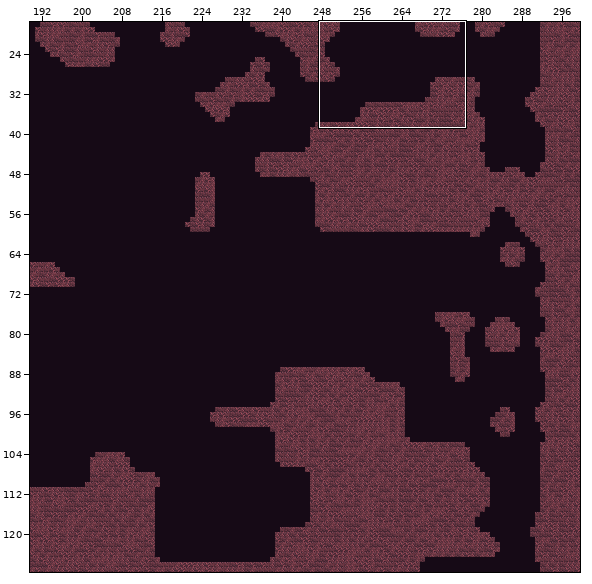
Level history. Tiled map: android/assets/maps/level1.tmx. The picture above shows the old version from afar; the outline marks the close-up.
Close-up. Earlier state:
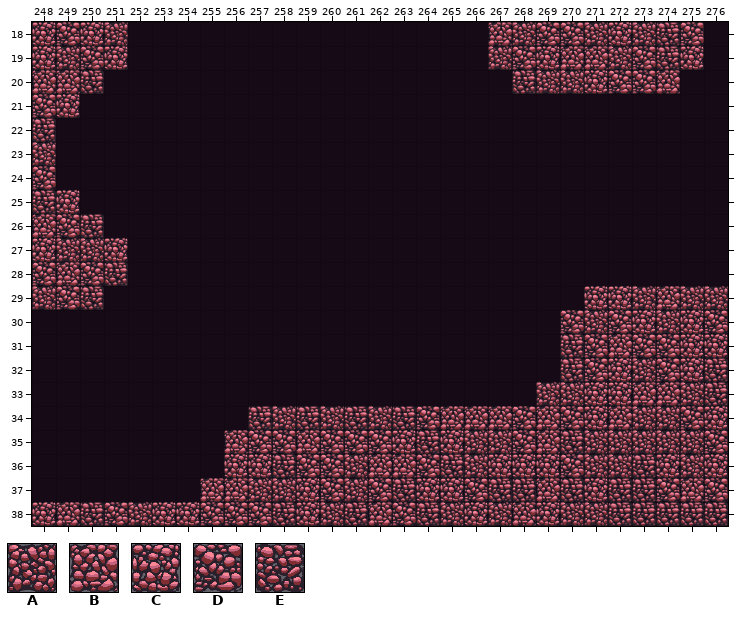
Cells are 64x64 px. Shown: x 248..276, y 18..38. The commit also changed other parts of the map, which this record leaves out.
Key: from "tileMapGutter": A 5, B 6, C 7, D 8, E 9.
_ is an empty cell.
Layers that did not change in this view are not listed.
Layer "terrain" before, first column x 248:
18 CDCA_______________BADDACAED_
19 CADC_______________ADCBBADEC_
20 BBE_________________EAACDDB__
21 DC___________________________
22 E____________________________
23 A____________________________
24 D____________________________
25 EC___________________________
26 BDE__________________________
27 CAAC_________________________
28 DBDE_________________________
29 ADE____________________CCABAA
30 ______________________DADCACD
31 ______________________EDBDDCC
32 ______________________EDCADCE
33 _____________________AACCBBAE
34 _________EAEAEAEDBBBDBDCBAADC
35 ________BDDBDDDCECAADBEAAAAAD
36 ________CCEDDABBDEACCCDAAECAC
37 _______BBAACDADECCDEEBECEEDBD
38 CBEDACCDDDECAEBDEACABCAAEEEEE
After the commit:
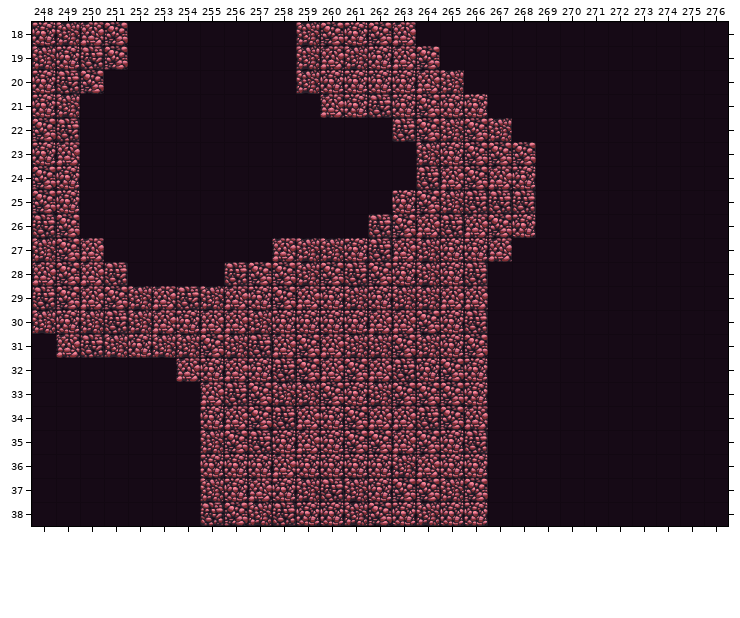
What changed:
Changed rows in their new state; . is an unchanged cell.
Layer "terrain":
first column x 248:
18 .ABD.......ADCDB..._________.
19 ACED.......ABACBD.._________.
20 CED........ACCCCBA.._______..
21 CA..........BCECDCC..........
22 DE.............EDADA.........
23 CB..............ACDDD........
24 .C..............EBDBC........
25 D..............CDAEEE........
26 E._...........EDBEBDC........
27 ADB_......BAACEBACCB.........
28 BDB.....EDDADEDCACE..........
29 E.BDABEABCDBCACAABB....______
30 ACAEABCBBACCCCBBDCE..._______
31 .BEACAADAEBDBAADACD..._______
32 ......BCBCEDBDBECDC..._______
33 .......BEDAADCADDDC..________
34 .......CBDEBCDBBED.__________
35 .......ADEC.C..BD.E__________
36 .......C..BCCCCABCC__________
37 .......ACBCAE.CDDA.__________
38 _______E.A..CADCAC.__________
Pixel boxes of the changes (left, top, right, bottom) in both close-ups:
changed: (32, 22, 728, 526)
